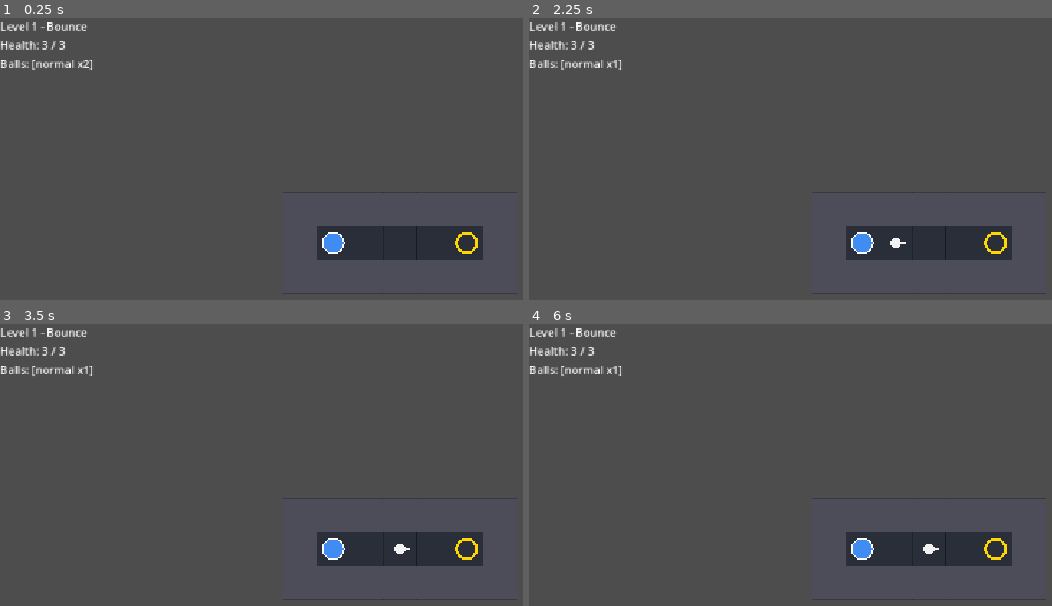
Above: before the commit, frames 1-4 (two rows, left to right).
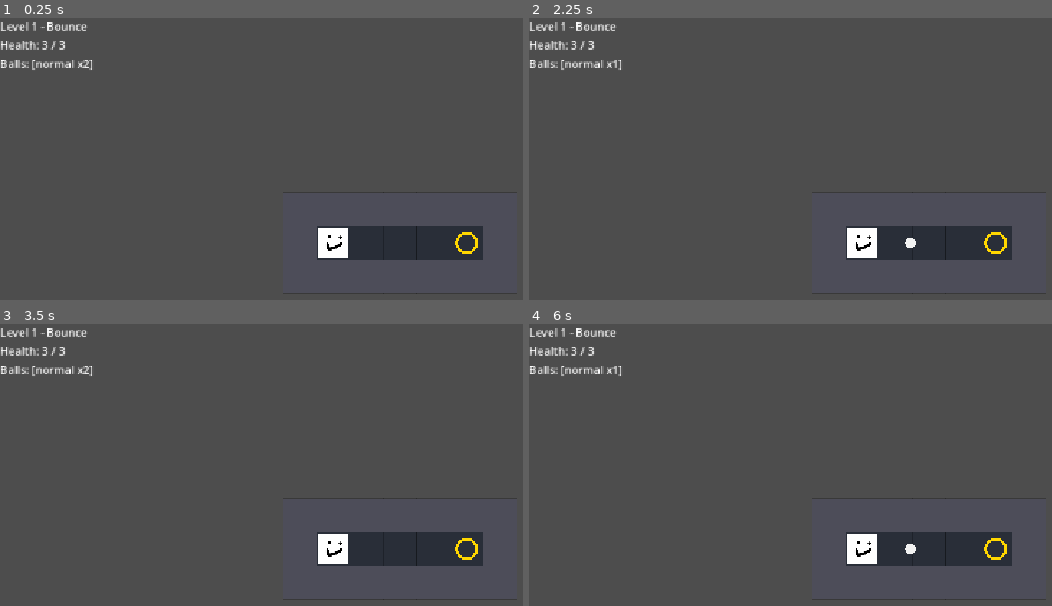
Above: after the commit, the same moments.

Repository: Legioncy/Deflection
Game: Godot game, scene res://main.tscn
Two runs of this game, one before a commit and one after it. Both use one fixed random seed, a clock stepped at 60 frames per second and the inputs below.
Inputs:
- Up to frame 1 (0.25 s): no input
- Up to frame 2 (2.25 s): tap Enter at 0.5 s; hold Right (shoot_right) 0.53-1.28 s; hold U (undo) 0.53-1.28 s; tap Space (wait) at 0.8, 1.35 s; tap R (restart) at 1.25, 2 s; hold Down (shoot_down) 1.28-2.03 s; tap U (undo) at 1.55 s; hold Right (shoot_right) from 2.03 s (still down); hold E (ball_next) from 2.03 s (still down)
- Up to frame 3 (3.5 s): tap Space (wait) at 2.3 s; release Right (shoot_right) at 2.78 s; release E (ball_next) at 2.78 s; hold Up (shoot_up) from 2.78 s (still down); tap Q (ball_prev) at 2.85 s; tap U (undo) at 3.05 s
- Up to frame 4 (6 s): tap R (restart) at 3.5, 4.15, 4.25, 5 s; release Up (shoot_up) at 3.53 s; hold U (undo) 3.53-4.28 s; hold Left (shoot_left) 3.53-5.03 s; tap Space (wait) at 3.8, 4.35, 5.3, 5.85 s; tap U (undo) at 4.55 s; hold Down (shoot_down) 5.03-5.78 s; hold U (undo) 5.03-5.78 s; hold Right (shoot_right) from 5.78 s (still down)

The runs differ from the first frame. In frame 1, 0.5% of the frame differs, in the area x 60-67%, y 74-86%; in frame 2, 0.7%; in frame 3, 0.6%; in frame 4, 0.7%, in the area x 60-79%, y 74-86%.

Commit message:
smooth

Diff:
--- a/scripts/board_view.gd
+++ b/scripts/board_view.gd
@@ -1,17 +1,108 @@
 class_name BoardView
 extends Node2D
-## Draws a GameState with simple shapes, so the game runs with zero art assets.
-## Swap the _draw_* helpers for Sprite2D / TileMapLayer rendering later; the logic never touches this.
+## Draws a GameState. Uses res://art/<name>.png when present, otherwise simple shapes.
+
+@export var tick_time := 0.15   # seconds per cell; bigger = slower
+const BALL_R := 0.16            # ball radius in cells
+
+const TILE_SPRITES := {
+	GameState.Kind.WALL: "wall",
+	GameState.Kind.SPIKES: "spikes",
+	GameState.Kind.PISTON: "piston",
+	GameState.Kind.SPLITTER: "splitter",
+	GameState.Kind.GOAL: "goal",
+	GameState.Kind.MIRROR_SLASH: "mirror_slash",
+	GameState.Kind.MIRROR_BACK: "mirror_back",
+}
 
 var state: GameState
 var cell := 48
 
-
-func set_state(s: GameState, cell_size: int) -> void:
+var _from := {}
+var _to := {}
+var _fromdir := {}
+var _todir := {}
+var _t := 1.0
+
+
+func _ready() -> void:
+	texture_filter = CanvasItem.TEXTURE_FILTER_NEAREST
+
+
+# ---------------------------------------------------------------- state / animation
+
+func set_state(s: GameState, cell_size: int, animate := false, start_t := 0.0) -> void:
 	state = s
 	cell = cell_size
+	_from = _to
+	_fromdir = _todir
+	_to = {"player": Vector2(s.player_pos)}
+	_todir = {}
+	for b: Box in s.boxes:
+		_to[b] = Vector2(b.pos)
+	for ball: Ball in s.balls:
+		_to[ball] = Vector2(ball.pos)
+		_todir[ball] = Vector2(ball.dir)
+		# Freshly shot ball: start on the player instead of popping in one cell away
+		if animate and not _from.has(ball):
+			var origin := Vector2(ball.pos - ball.dir)
+			if origin == _from.get("player", Vector2(-1, -1)):
+				_from[ball] = origin
+				_fromdir[ball] = Vector2(ball.dir)
+	if animate:
+		_t = start_t
+	else:
+		_t = 1.0
+		_from = _to
+		_fromdir = _todir
 	queue_redraw()
 
+
+func _process(delta: float) -> void:
+	if _t < 1.0:
+		_t = minf(1.0, _t + delta / tick_time)
+		queue_redraw()
+
+func _vp(key: Variant) -> Vector2:
+	if not _to.has(key):
+		return Vector2(key.pos) if key is Object else Vector2.ZERO
+	var to: Vector2 = _to[key]
+	return Vector2(_from.get(key, to)).lerp(to, _t)
+
+
+## A bounce in place is drawn as: travel out to touch the wall, come back.
+func _ball_vp(ball: Ball) -> Vector2:
+	if not _to.has(ball):
+		return Vector2(ball.pos)   # just shot, sits on the player until the next tick
+	var to: Vector2 = _to[ball]
+	var from: Vector2 = _from.get(ball, to)
+	var fd: Vector2 = _fromdir.get(ball, Vector2(ball.dir))
+	if from == to and fd == -Vector2(ball.dir):
+		var reach := 0.5 - BALL_R
+		return to + fd * reach * (1.0 - absf(2.0 * _t - 1.0))
+	return from.lerp(to, _t)
+
+func _center(v: Vector2) -> Vector2:
+	return (v + Vector2(0.5, 0.5)) * cell
+
+
+func _cell_rect(p: Vector2i) -> Rect2:
+	return Rect2(Vector2(p) * cell, Vector2(cell, cell))
+
+
+# ---------------------------------------------------------------- sprites
+
+func _spr(sprite_name: String, center: Vector2, size: float, rot := 0.0) -> bool:
+	var tex := Sprites.tex(sprite_name)
+	if tex == null:
+		return false
+	draw_set_transform(center, rot)
+	draw_texture_rect(tex, Rect2(Vector2(-size, -size) / 2.0, Vector2(size, size)), false)
+	draw_set_transform(Vector2.ZERO, 0.0)
+	return true
+
+
+# ---------------------------------------------------------------- drawing
 
 func _draw() -> void:
 	if state == null:
@@ -28,10 +119,6 @@
 	_draw_player()
 
 
-func _cell_rect(p: Vector2i) -> Rect2:
-	return Rect2(Vector2(p) * cell, Vector2(cell, cell))
-
-
 func _label(r: Rect2, text: String) -> void:
 	draw_string(ThemeDB.fallback_font, r.position + Vector2(0, cell * 0.66), text,
 		HORIZONTAL_ALIGNMENT_CENTER, cell, 22, Color.WHITE)
@@ -39,6 +126,12 @@
 
 func _draw_floor(p: Vector2i) -> void:
 	var r := _cell_rect(p)
+	var sprite_name: String = {
+		GameState.Floor.WATER: "water",
+		GameState.Floor.ICE: "ice",
+	}.get(state.floor_at(p), "floor")
+	if _spr(sprite_name, r.get_center(), cell):
+		return
 	var color := Color(0.16, 0.18, 0.22)
 	match state.floor_at(p):
 		GameState.Floor.WATER:
@@ -52,6 +145,25 @@
 func _draw_tile(p: Vector2i, t: TileInfo) -> void:
 	var r := _cell_rect(p)
 	var c := r.get_center()
+
+	# sprite path
+	match t.kind:
+		GameState.Kind.FLOOR_BUTTON:
+			if _spr("floor_button_on" if state.held.get(t.id, false) else "floor_button", c, cell):
+				return
+		GameState.Kind.DOOR:
+			if _spr("door_open" if state.is_open(t.id) else "door_closed", c, cell):
+				return
+		GameState.Kind.WALL_BUTTON, GameState.Kind.LEVER:
+			var base := "wall_button" if t.kind == GameState.Kind.WALL_BUTTON else "lever"
+			var is_on: bool = state.toggled.get(t.id, false)
+			if _spr(base + ("_on" if is_on else ""), c, cell, Vector2(t.dir).angle() + PI / 2.0):
+				return
+		_:
+			if TILE_SPRITES.has(t.kind) and _spr(TILE_SPRITES[t.kind], c, cell):
+				return
+
+	# shape fallback
 	var wall_color := Color(0.30, 0.30, 0.35)
 	match t.kind:
 		GameState.Kind.WALL:
@@ -109,22 +221,26 @@
 
 
 func _draw_box(b: Box) -> void:
+	if _spr("box_" + b.kind, _center(_vp(b)), cell - 4):
+		return
 	var col: Color = Box.KINDS[b.kind]["color"]
-	var r := _cell_rect(b.pos).grow(-6)
+	var r := Rect2(_vp(b) * cell, Vector2(cell, cell)).grow(-6)
 	draw_rect(r, col)
 	draw_rect(r, Color(0, 0, 0, 0.5), false, 2.0)
 
 
 func _draw_ball(ball: Ball) -> void:
-	var col: Color = Ball.KINDS[ball.kind]["color"]
-	var c := _cell_rect(ball.pos).get_center()
-	draw_circle(c, cell * 0.16, col)
-	draw_line(c, c + Vector2(ball.dir) * cell * 0.30, col, 2.0)
+	var c := _center(_ball_vp(ball))
+	if not _spr("ball_" + ball.kind, c, cell * BALL_R * 2.0):
+		var col: Color = Ball.KINDS[ball.kind]["color"]
+		draw_circle(c, cell * BALL_R, col)
 	if ball.power > 1:
 		draw_arc(c, cell * 0.22, 0.0, TAU, 16, Color.ORANGE, 2.0)
 
 
 func _draw_player() -> void:
-	var c := _cell_rect(state.player_pos).get_center()
+	var c := _center(_vp("player"))
+	if _spr("player_dead" if state.dead else "player", c, cell - 4):
+		return
 	draw_circle(c, cell * 0.32, Color(0.85, 0.2, 0.2) if state.dead else Color(0.25, 0.55, 0.95))
 	draw_arc(c, cell * 0.32, 0.0, TAU, 24, Color.WHITE, 2.0)
--- a/scripts/main.gd
+++ b/scripts/main.gd
@@ -7,6 +7,9 @@
 ## so each ice step is its own undo step.
 
 const CELL := 48
+
+var busy := false
+var run_id := 0   # bumping this cancels any running auto-play
 
 const SHOOT_ACTIONS := {
 	"shoot_up": Vector2i(0, -1),
@@ -83,34 +86,49 @@
 
 
 # ---------------------------------------------------------------- turns
-
 func _shoot(dir: Vector2i) -> void:
 	if state.inventory.get(selected_kind, 0) <= 0:
 		_refresh("No %s balls left" % selected_kind)
 		return
-	_checkpoint()
+	if not busy:
+		_checkpoint()   # one undo step per volley
 	state.inventory[selected_kind] -= 1
 	var b := Ball.new()
 	b.kind = selected_kind
 	b.pos = state.player_pos
 	b.dir = dir
 	state.balls.append(b)
-	_advance()
+	if not busy:
+		_advance()      # if already running, the loop picks the new ball up next tick
 
 
 func _wait() -> void:
-	if Sim.is_idle(state):
+	if busy or Sim.is_idle(state):
 		return
 	_advance()
 
 
 func _advance() -> void:
-	var result: Dictionary = Sim.step(state)
-	dirty = true
-	if result["player_moved"] and not state.dead and not state.won:
-		_checkpoint()
+	run_id += 1
+	var id := run_id
+	busy = true
+	var acc := 0.0   # time carried into the current tick, so motion never stutters
+	for i in 2000:
+		var result: Dictionary = Sim.step(state)
+		dirty = true
+		if result["player_moved"] and not state.dead and not state.won:
+			_checkpoint()
+		_refresh("", true, acc / board.tick_time)
+		while acc < board.tick_time:
+			await get_tree().process_frame
+			if id != run_id:
+				return   # cancelled by undo/restart
+			acc += get_process_delta_time()
+		acc -= board.tick_time
+		if state.dead or state.won or Sim.is_idle(state):
+			break
+	busy = false
 	_refresh()
-
 
 # ---------------------------------------------------------------- undo / restart
 
@@ -121,6 +139,8 @@
 
 
 func _undo() -> void:
+	run_id += 1
+	busy = false
 	# If nothing changed since the newest checkpoint, that checkpoint IS the current state,
 	# so drop it and go back one more.
 	if not dirty and history.size() > 1:
@@ -131,6 +151,8 @@
 
 
 func _load_level(index: int) -> void:
+	run_id += 1
+	busy = false
 	level_index = index % LevelData.LEVELS.size()
 	state = LevelData.build(level_index)
 	history.clear()
@@ -151,9 +173,8 @@
 	selected_kind = kinds[(i + step + kinds.size()) % kinds.size()]
 	_refresh()
 
-
-func _refresh(note: String = "") -> void:
-	board.set_state(state, CELL)
+func _refresh(note: String = "", animate := false, start_t := 0.0) -> void:
+	board.set_state(state, CELL, animate, start_t)
 	var msg := note
 	if state.won:
 		msg = "Level complete! Press Space for the next level."
--- /dev/null
+++ b/sprites/sprites.gd
@@ -0,0 +1,12 @@
+class_name Sprites
+extends RefCounted
+
+const FOLDER := "res://sprites/"
+static var _cache := {}
+
+## Loads res://sprites/<name>.png once. Returns null if the file doesn't exist.
+static func tex(sprite_name: String) -> Texture2D:
+	if not _cache.has(sprite_name):
+		var path := FOLDER + sprite_name + ".png"
+		_cache[sprite_name] = load(path) if ResourceLoader.exists(path) else null
+	return _cache[sprite_name]
Not shown, added: sprites/sprites.gd.uid
Not shown, added: main.tscn1522622888.tmp
Not shown, added: main.tscn1530008096.tmp
